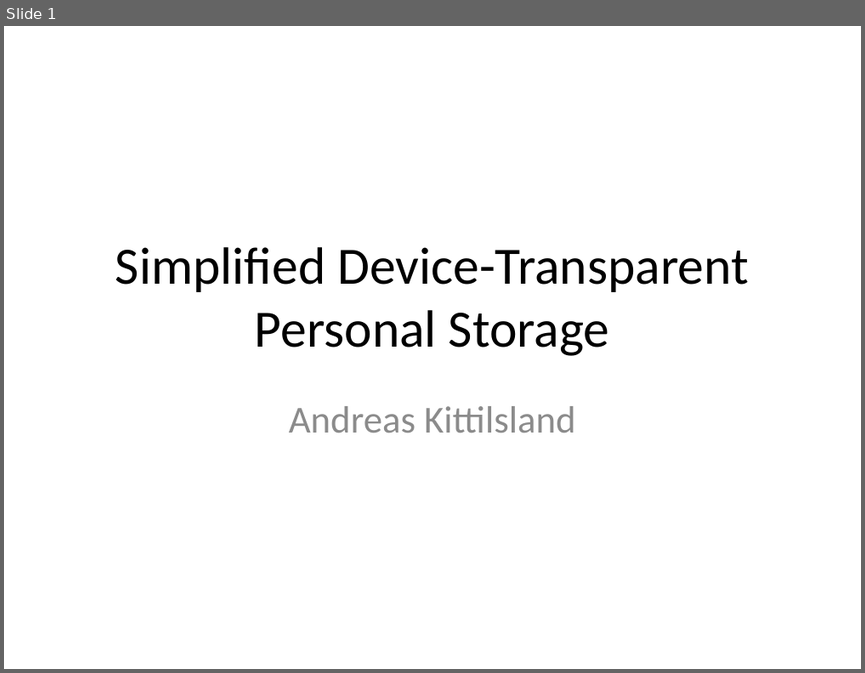
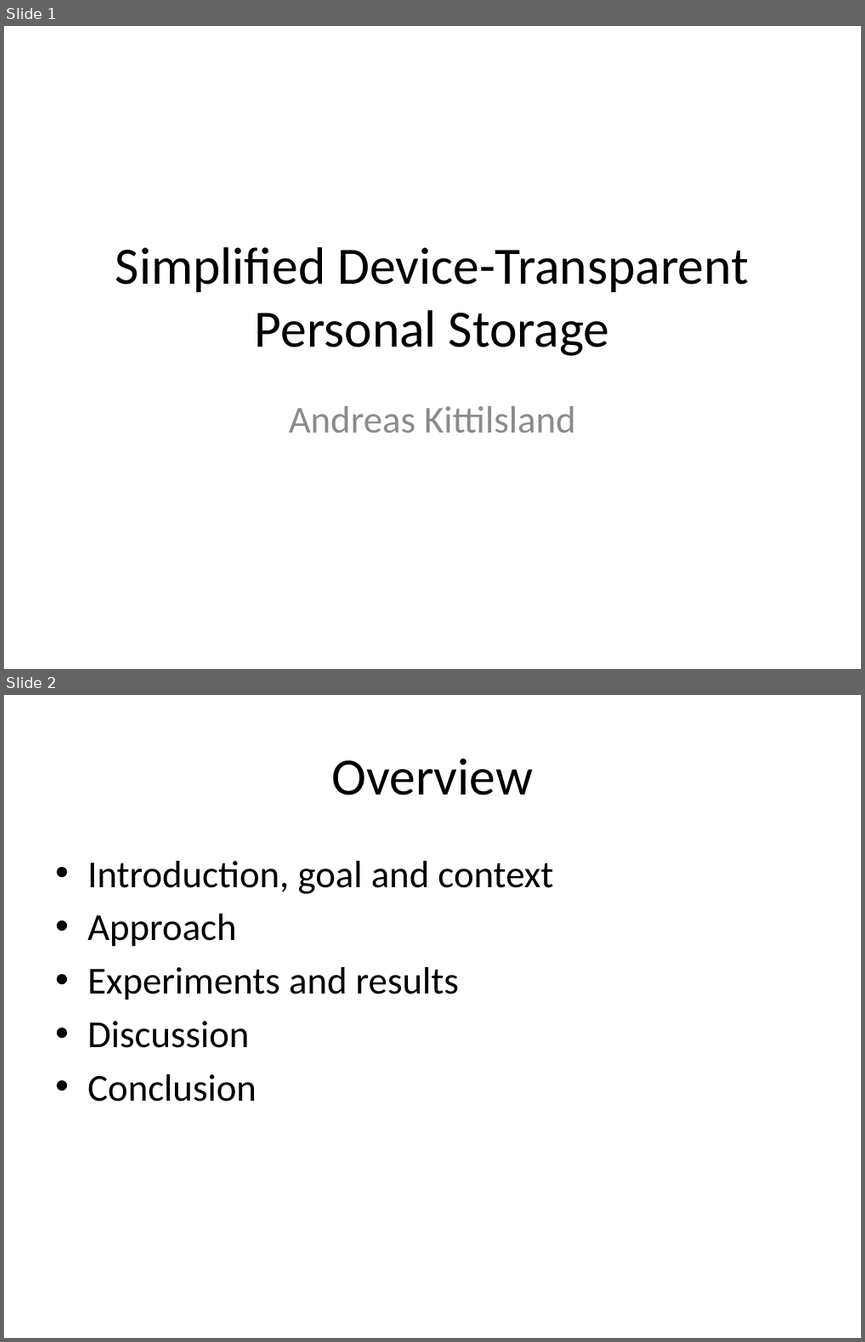
Before and after one commit to AndreasKi/Master, a slide deck: Documents/Presentation.pptx. Shown one above the other, each under a label of ours: slide 1 before the commit, slides 1 and 2 after it. The pictures are 865x673 and 865x1342 pixels, drawn with LibreOffice and Linux fonts; fonts in the diff are those of the drawing. Boxes give left, top, right and bottom in pixels: in the first picture for what was removed or moved away, otherwise in the second. Text is boxed around its words. In the diff, an @@ line names an element or a change of style, - is before the commit and + after.

```diff
--- a/Documents/Presentation.pptx
+++ b/Documents/Presentation.pptx
@@ slide 2 added at bbox=[4, 695, 861, 1338], background #FFFFFF @@
@@ title added at bbox=[331, 758, 533, 795], 44 pt, text #000000 @@
+Overview
@@ text added at bbox=[87, 861, 553, 1101], 32 pt, text #000000 @@
+• Introduction, goal and context
+• Approach
+• Experiments and results
+• Discussion
+• Conclusion
```
Also in this commit, not shown: 2 slides changed, 34 other slides added, 3 slides removed.
